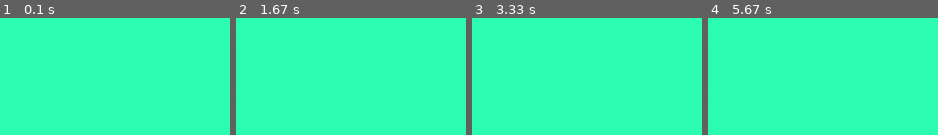
Above: before the commit, frames 1-4 (left to right).
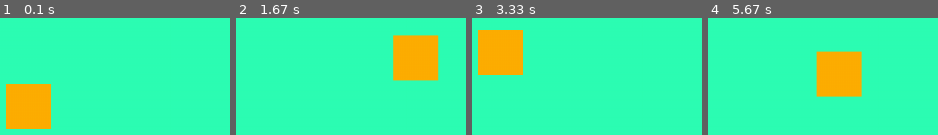
Above: after the commit, the same moments.

Repository: emmerdroid/Python
Game: pygame game, started from GameTest.py
Two runs of this game, one before a commit and one after it. Both use one fixed random seed, a clock stepped at 60 frames per second and the inputs below.
Inputs:
- Up to frame 1 (0.1 s): no input
- Up to frame 2 (1.67 s): hold Right 0.33-0.8 s; hold Up 0.83-1.13 s; hold Right 1.17-1.63 s
- Up to frame 3 (3.33 s): hold Left 1.67-2.2 s; hold Down 2.23-2.53 s; hold Left 2.57-2.97 s; hold Up from 3 s (still down)
- Up to frame 4 (5.67 s): release Up at 3.37 s; hold Right 3.4-4.03 s; hold Down 4.07-4.43 s; hold Left 4.47-4.93 s; hold Right 4.97-5.43 s; hold Up from 5.47 s (still down)

The runs differ from the first frame. In frame 1, 7.5% of the frame differs, in the area x 2-23%, y 56-95%; in frame 2, 7.9%; in frame 3, 7.5%; in frame 4, 7.9%, in the area x 46-67%, y 28-68%.

Commit message:
Update GameTest.py
added more parts trying to use PyGames internal drawing functions instead of importing imaged

Diff:
--- a/GameTest.py
+++ b/GameTest.py
@@ -1,4 +1,5 @@
 import pygame
+from pygame.display import update
 
 #initilization of pygame
 pygame.init()
@@ -16,13 +17,26 @@
 #player with image
 #playerImage = pygame.image.load(name of file)
 
-#player with internal grraphing
+#player with internal graphing
 color = (255, 175, 0)
 playerX = 500
 playerY = 250
-playerRect = pygame.draw.rect(screen,color, pygame.Rect(30, 30, 50, 50))
+playerRect = pygame.draw.rect(screen,color, pygame.Rect(playerX, playerY, 50, 50))
 
+#bullet set up
+class Bullet():
+    bulletX = playerX + 25
+    bulletY = playerY
 
+    def __init__(self) -> None:
+        pygame.draw.circle(screen, (180, 50, 20), (bulletX,bulletY), 10)
+
+    def update(self):
+        self.bulletY += 5
+        pass
+
+#clock set up for each frame
+clock = pygame.time.Clock()
 
 # game loop to allow it to keep going
 running = True
@@ -32,5 +46,16 @@
         if event.type == pygame.QUIT:
             running = False
     #RGB fill of the screen
+    pressed = pygame.key.get_pressed()
+    if pressed[pygame.K_UP]: playerY -= 3
+    if pressed[pygame.K_DOWN]: playerY += 3
+    if pressed[pygame.K_RIGHT]: playerX += 3
+    if pressed[pygame.K_LEFT]: playerX -= 3
+    if pressed[pygame.K_SPACE]:
+        Bullet.__init__(Bullet)
+        Bullet.update(Bullet)
 
+
+    pygame.draw.rect(screen,color, pygame.Rect(playerX, playerY, 50, 50))
     pygame.display.flip()
+    clock.tick(60)
